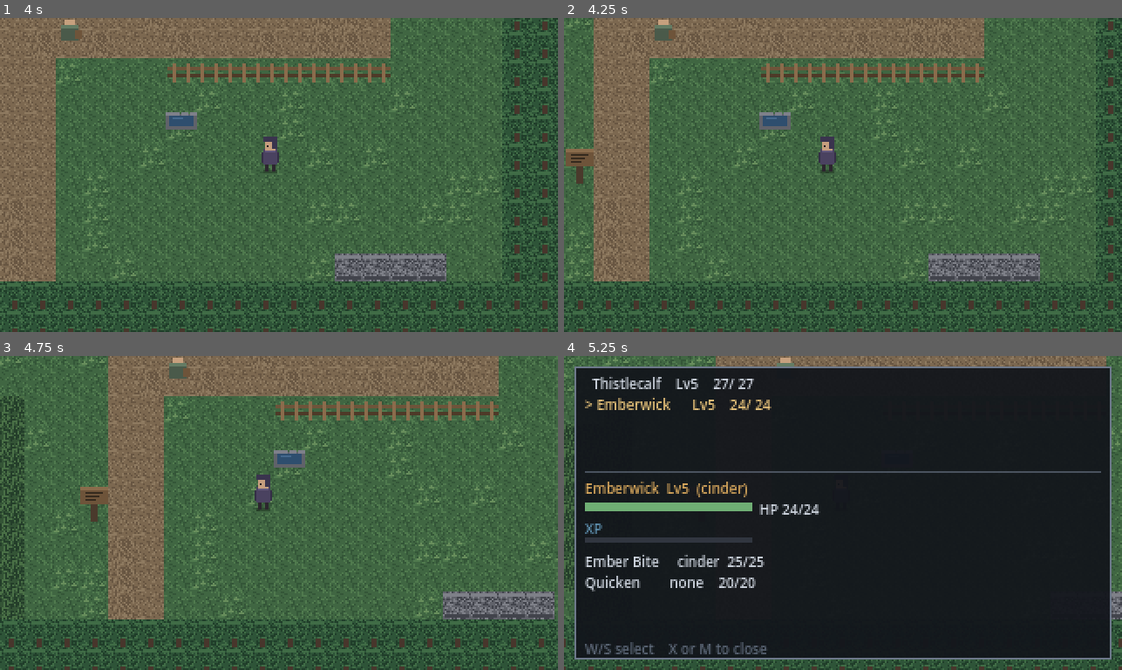
Above: before the commit, frames 1-4 (two rows, left to right).
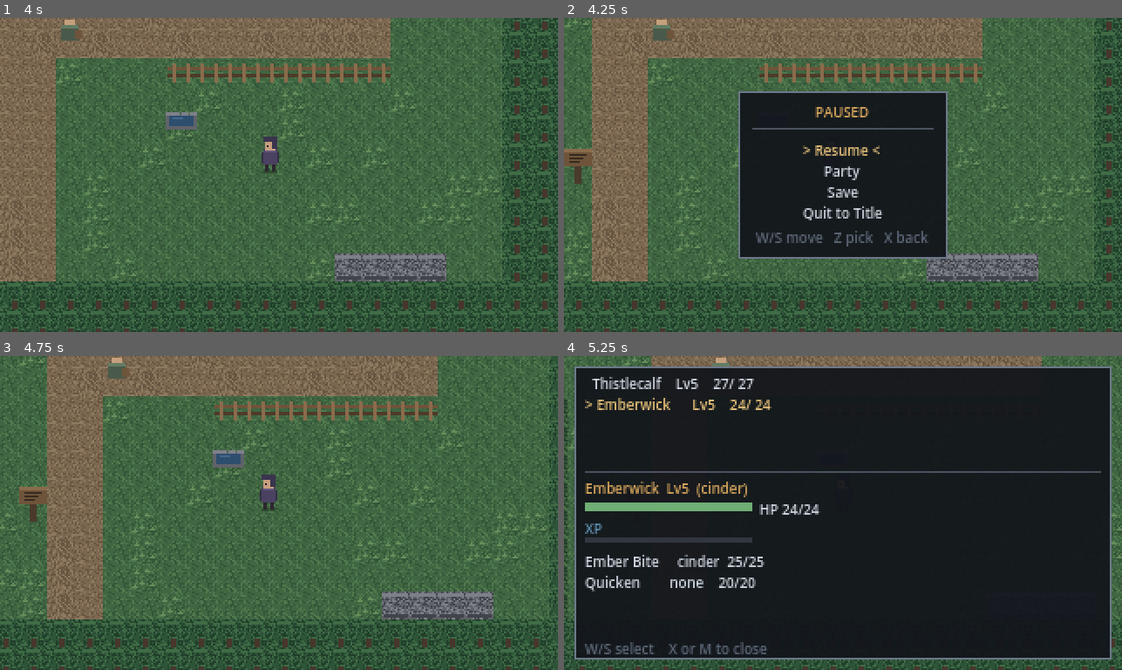
Above: after the commit, the same moments.

Repository: ducetruce/game
Game: Godot game, scene res://scenes/ui/title_screen.tscn
Two runs of this game, one before a commit and one after it. Both use one fixed random seed, a clock stepped at 60 frames per second and the inputs below.
Inputs:
- Up to frame 1 (4 s): tap Enter at 0.5 s; hold D (move_right) 0.53-1.28 s; tap Z (interact) at 0.6, 1.35, 2.3, 2.85, 3.6 s; hold S (move_down) 1.28-2.03 s; tap Space at 2 s; hold D (move_right) 2.03-2.78 s; hold Shift (run) 2.03-2.78 s; hold W (move_up) 2.78-3.53 s; hold A (move_left) from 3.53 s (still down)
- Up to frame 2 (4.25 s): keep holding A (move_left); tap X (cancel) at 4.15 s
- Up to frame 3 (4.75 s): keep holding A (move_left); tap Shift (run) at 4.35 s; tap Z (interact) at 4.55 s
- Up to frame 4 (5.25 s): tap M (menu) at 4.9 s; release A (move_left) at 5.03 s; hold S (move_down) from 5.03 s (still down); tap Z (interact) at 5.1 s

Frame 1 is identical in both runs. In frame 2, 31% of the frame differs, in the area x 0-100%, y 0-100%; in frame 3, 33%; in frame 4, 2.8%.

Commit message:
Add a pause menu: resume, party, save, quit to title
Completes the shell the title screen started. X / Esc in the overworld now
opens Resume / Party / Save / Quit to Title, so there is a way out of a run
that is not closing the window, and a save that does not require walking to
a spring.

SaveGame.save() returned void, so a manual save had no way to know whether
it worked and would have claimed success even when the file could not be
opened. It now returns a bool, which the pause menu reports as "Saved." or
"Could not save." Autosaves still ignore it -- there is nobody to tell.

Quit to Title saves on the way out, matching what closing the window
already did; leaving through a menu should not be the one exit that costs
progress.

The party screen nests: opened from the pause menu, closing it returns
there rather than to the world. The pause menu hides itself without
emitting `closed` when handing over, because `closed` is what gives input
back to the player and would drop control into the world for a frame in
between. Overworld tracks which route the party screen was opened by. If
it refuses to open, the pause menu is restored rather than leaving the
player with no menu and no input, which would be a real soft-lock.

No new debounce machinery was needed, which is the useful part: the pause
menu opens and closes on the same `cancel` action -- the exact shape that
bit twice before -- but _on_ui_closed() already arms _menu_lock for every
menu, and gating the pause key on it was the whole fix.

Verified by driving the real key bindings: open/close, input disabled while
paused (cannot walk), mashing X twelve times settles closed, party nests
and returns, save writes and reports, and quit lands on the title screen
with the save written.

Co-Authored-By: Claude Opus 5 <noreply@anthropic.com>
Claude-Session: https://claude.ai/code/session_01KqDWnzjoFFAM1KXhCF3S2g

Diff:
--- a/scenes/overworld/overworld.tscn
+++ b/scenes/overworld/overworld.tscn
@@ -1,10 +1,11 @@
-[gd_scene load_steps=6 format=3]
+[gd_scene load_steps=7 format=3]
 
 [ext_resource type="Script" path="res://src/overworld/overworld.gd" id="1_overworld"]
 [ext_resource type="PackedScene" path="res://scenes/overworld/player.tscn" id="3_player"]
 [ext_resource type="PackedScene" path="res://scenes/ui/dialogue_box.tscn" id="4_dialogue"]
 [ext_resource type="PackedScene" path="res://scenes/ui/shop_menu.tscn" id="5_shop"]
 [ext_resource type="PackedScene" path="res://scenes/ui/party_menu.tscn" id="6_party"]
+[ext_resource type="PackedScene" path="res://scenes/ui/pause_menu.tscn" id="7_pause"]
 
 [node name="Overworld" type="Node2D"]
 script = ExtResource("1_overworld")
@@ -19,6 +20,8 @@
 
 [node name="PartyMenu" parent="." instance=ExtResource("6_party")]
 
+[node name="PauseMenu" parent="." instance=ExtResource("7_pause")]
+
 [node name="BattleLayer" type="CanvasLayer" parent="."]
 layer = 2
 
--- /dev/null
+++ b/scenes/ui/pause_menu.tscn
@@ -0,0 +1,56 @@
+[gd_scene load_steps=3 format=3]
+
+[ext_resource type="Script" path="res://src/ui/pause_menu.gd" id="1_pause"]
+
+[sub_resource type="StyleBoxFlat" id="StyleBoxFlat_box"]
+bg_color = Color(0.0705882, 0.0823529, 0.105882, 0.94)
+border_width_left = 1
+border_width_top = 1
+border_width_right = 1
+border_width_bottom = 1
+border_color = Color(0.427451, 0.470588, 0.541176, 1)
+
+[node name="PauseMenu" type="CanvasLayer"]
+layer = 3
+script = ExtResource("1_pause")
+
+[node name="Panel" type="Panel" parent="."]
+offset_left = 100.0
+offset_top = 42.0
+offset_right = 220.0
+offset_bottom = 138.0
+theme_override_styles/panel = SubResource("StyleBoxFlat_box")
+
+[node name="Header" type="Label" parent="Panel"]
+offset_right = 120.0
+offset_top = 6.0
+offset_bottom = 18.0
+theme_override_colors/font_color = Color(0.85098, 0.658824, 0.360784, 1)
+theme_override_font_sizes/font_size = 8
+text = "PAUSED"
+horizontal_alignment = 1
+
+[node name="Separator" type="ColorRect" parent="Panel"]
+offset_left = 8.0
+offset_top = 21.0
+offset_right = 112.0
+offset_bottom = 22.0
+color = Color(0.427451, 0.470588, 0.541176, 0.6)
+
+[node name="Menu" type="RichTextLabel" parent="Panel"]
+offset_left = 4.0
+offset_top = 28.0
+offset_right = 116.0
+offset_bottom = 74.0
+bbcode_enabled = true
+scroll_active = false
+theme_override_font_sizes/normal_font_size = 8
+
+[node name="Status" type="RichTextLabel" parent="Panel"]
+offset_left = 2.0
+offset_top = 78.0
+offset_right = 118.0
+offset_bottom = 92.0
+bbcode_enabled = true
+scroll_active = false
+theme_override_font_sizes/normal_font_size = 8
--- a/src/data/save_game.gd
+++ b/src/data/save_game.gd
@@ -24,8 +24,10 @@
 
 
 ## Writes the whole save file. map_id and position describe where the player
-## is standing right now; Party and Inventory serialise themselves.
-func save(map_id: String, position: Vector2) -> void:
+## is standing right now; Party and Inventory serialise themselves. Returns
+## false if the file could not be written -- autosaves ignore that, but a
+## manual save has to be able to say so rather than claim success.
+func save(map_id: String, position: Vector2) -> bool:
 	var data := {
 		"save_version": CURRENT_VERSION,
 		"party": Party.to_dict(),
@@ -40,9 +42,10 @@
 		push_error("SaveGame: could not open %s for writing (%s)." % [
 			SAVE_PATH, error_string(FileAccess.get_open_error()),
 		])
-		return
+		return false
 	file.store_string(JSON.stringify(data, "\t"))
 	has_save = true
+	return true
 
 
 ## Loads Party and Inventory in place, and returns the world placement as
--- a/src/overworld/overworld.gd
+++ b/src/overworld/overworld.gd
@@ -20,12 +20,14 @@
 ## save or a warp names a map id with no matching scene.
 const DEFAULT_MAP_ID := "hollow_clearing"
 const MAP_SCENE_PATH_FORMAT := "res://scenes/overworld/maps/%s.tscn"
+const TITLE_SCENE := "res://scenes/ui/title_screen.tscn"
 
 @onready var _map_container: Node2D = $MapContainer
 @onready var _player: Player = $Player
 @onready var _dialogue: DialogueBox = $DialogueBox
 @onready var _shop: Node = $ShopMenu
 @onready var _party_menu: Node = $PartyMenu
+@onready var _pause_menu: Node = $PauseMenu
 @onready var _camera: Camera2D = $Player/Camera
 @onready var _battle_layer: CanvasLayer = $BattleLayer
 @onready var _fade: ColorRect = $FadeLayer/Fade
@@ -48,6 +50,10 @@
 var _busy := false
 
 var _menu_lock := 0.0
+
+## Set while the party screen was opened from the pause menu, so closing it
+## goes back there instead of dropping the player into the world.
+var _party_from_pause := false
 
 
 func _ready() -> void:
@@ -57,7 +63,12 @@
 	_shop.opened.connect(_on_ui_opened)
 	_shop.closed.connect(_on_ui_closed)
 	_party_menu.opened.connect(_on_ui_opened)
-	_party_menu.closed.connect(_on_ui_closed)
+	_party_menu.closed.connect(_on_party_closed)
+	_pause_menu.opened.connect(_on_ui_opened)
+	_pause_menu.closed.connect(_on_ui_closed)
+	_pause_menu.party_requested.connect(_on_pause_party_requested)
+	_pause_menu.save_requested.connect(_on_pause_save_requested)
+	_pause_menu.quit_to_title_requested.connect(_on_pause_quit_requested)
 	_fade.color.a = 0.0
 
 	var map_id := DEFAULT_MAP_ID
@@ -120,8 +131,40 @@
 	_apply_camera_limits()
 
 
-func _autosave() -> void:
-	SaveGame.save(_map.id, _player.global_position)
+func _autosave() -> bool:
+	return SaveGame.save(_map.id, _player.global_position)
+
+
+# --- pause menu ------------------------------------------------------------
+
+func _on_pause_party_requested() -> void:
+	# The pause menu has already hidden itself expecting the party screen to
+	# take over. If it cannot open, put the pause menu back rather than
+	# leaving the player with no menu and no input.
+	if not Party.has_any():
+		_pause_menu.open_menu()
+		return
+	_party_from_pause = true
+	_party_menu.open_menu()
+
+
+func _on_party_closed() -> void:
+	if _party_from_pause:
+		_party_from_pause = false
+		_pause_menu.open_menu()
+		return
+	_on_ui_closed()
+
+
+func _on_pause_save_requested() -> void:
+	_pause_menu.report_saved(_autosave())
+
+
+## Saves on the way out, matching what closing the window does -- leaving for
+## the title screen should never be the one exit that loses progress.
+func _on_pause_quit_requested() -> void:
+	_autosave()
+	get_tree().change_scene_to_file(TITLE_SCENE)
 
 
 func _notification(what: int) -> void:
@@ -140,6 +183,10 @@
 
 	if _menu_lock <= 0.0 and Input.is_action_just_pressed("menu"):
 		_party_menu.open_menu()
+		return
+
+	if _menu_lock <= 0.0 and Input.is_action_just_pressed("cancel"):
+		_pause_menu.open_menu()
 		return
 
 	var moved := _player.global_position.distance_to(_last_position)
--- /dev/null
+++ b/src/ui/pause_menu.gd
@@ -0,0 +1,138 @@
+extends CanvasLayer
+## The overworld's pause menu: resume, look at the party, save, or leave for
+## the title screen.
+##
+## Owns no game state. Saving needs the player's position and the active map,
+## which only the Overworld knows, so this emits and lets the Overworld act --
+## the same division every other menu here uses.
+
+signal opened
+signal closed
+signal party_requested
+signal save_requested
+signal quit_to_title_requested
+
+const COLOR_TEXT := "cfd6e0"
+const COLOR_DIM := "5d6878"
+const COLOR_SELECTED := "e8c37a"
+const COLOR_GOOD := "6fae74"
+const COLOR_BAD := "c4614f"
+
+enum Entry { RESUME, PARTY, SAVE, QUIT }
+
+const ENTRIES := [Entry.RESUME, Entry.PARTY, Entry.SAVE, Entry.QUIT]
+
+var _cursor := 0
+
+@onready var _panel: Panel = $Panel
+@onready var _menu: RichTextLabel = $Panel/Menu
+@onready var _status: RichTextLabel = $Panel/Status
+
+
+func _ready() -> void:
+	_panel.hide()
+	set_process_unhandled_input(false)
+
+
+func is_open() -> bool:
+	return _panel.visible
+
+
+func open_menu() -> void:
+	if is_open():
+		return
+	_cursor = 0
+	_panel.show()
+	_refresh()
+	set_process_unhandled_input(true)
+	opened.emit()
+
+
+## Feedback for the Save entry, reported back by whoever actually wrote the
+## file -- this menu has no way to know whether it worked.
+func report_saved(ok: bool) -> void:
+	if ok:
+		_status.text = "[center][color=#%s]Saved.[/color][/center]" % COLOR_GOOD
+	else:
+		_status.text = "[center][color=#%s]Could not save.[/color][/center]" % COLOR_BAD
+
+
+func _unhandled_input(event: InputEvent) -> void:
+	if not event.is_pressed() or event.is_echo():
+		return
+	if not _handles(event):
+		return
+	# Consumed before acting: leaving for the title screen frees this node,
+	# and get_viewport() is null once it is out of the tree. Same ordering as
+	# TitleScreen, and for the same reason -- see docs/DESIGN.md § 17.
+	get_viewport().set_input_as_handled()
+	_act_on(event)
+
+
+func _handles(event: InputEvent) -> bool:
+	return event.is_action("move_up") or event.is_action("move_down") \
+		or event.is_action("interact") or event.is_action("cancel")
+
+
+func _act_on(event: InputEvent) -> void:
+	if event.is_action("move_down"):
+		_cursor = wrapi(_cursor + 1, 0, ENTRIES.size())
+		_refresh()
+	elif event.is_action("move_up"):
+		_cursor = wrapi(_cursor - 1, 0, ENTRIES.size())
+		_refresh()
+	elif event.is_action("cancel"):
+		_close()
+	else:
+		_choose()
+
+
+func _choose() -> void:
+	match ENTRIES[_cursor]:
+		Entry.RESUME:
+			_close()
+		Entry.PARTY:
+			# Hidden without emitting `closed`: the party screen is taking
+			# over, so input must not go back to the player in between.
+			_hide_panel()
+			party_requested.emit()
+		Entry.SAVE:
+			save_requested.emit()
+		Entry.QUIT:
+			_hide_panel()
+			quit_to_title_requested.emit()
+
+
+func _refresh() -> void:
+	var rows := PackedStringArray()
+	for i in ENTRIES.size():
+		var selected := i == _cursor
+		var colour := COLOR_SELECTED if selected else COLOR_TEXT
+		rows.append("[center][color=#%s]%s%s%s[/color][/center]" % [
+			colour, "> " if selected else "", _label_for(ENTRIES[i]), " <" if selected else "",
+		])
+	_menu.text = "\n".join(rows)
+	_status.text = "[center][color=#%s]W/S move   Z pick   X back[/color][/center]" % COLOR_DIM
+
+
+func _label_for(entry: int) -> String:
+	match entry:
+		Entry.RESUME:
+			return "Resume"
+		Entry.PARTY:
+			return "Party"
+		Entry.SAVE:
+			return "Save"
+		_:
+			return "Quit to Title"
+
+
+func _hide_panel() -> void:
+	_panel.hide()
+	set_process_unhandled_input(false)
+
+
+func _close() -> void:
+	_hide_panel()
+	await get_tree().physics_frame
+	closed.emit()
Not shown, changed: README.md
Not shown, changed: docs/DESIGN.md
